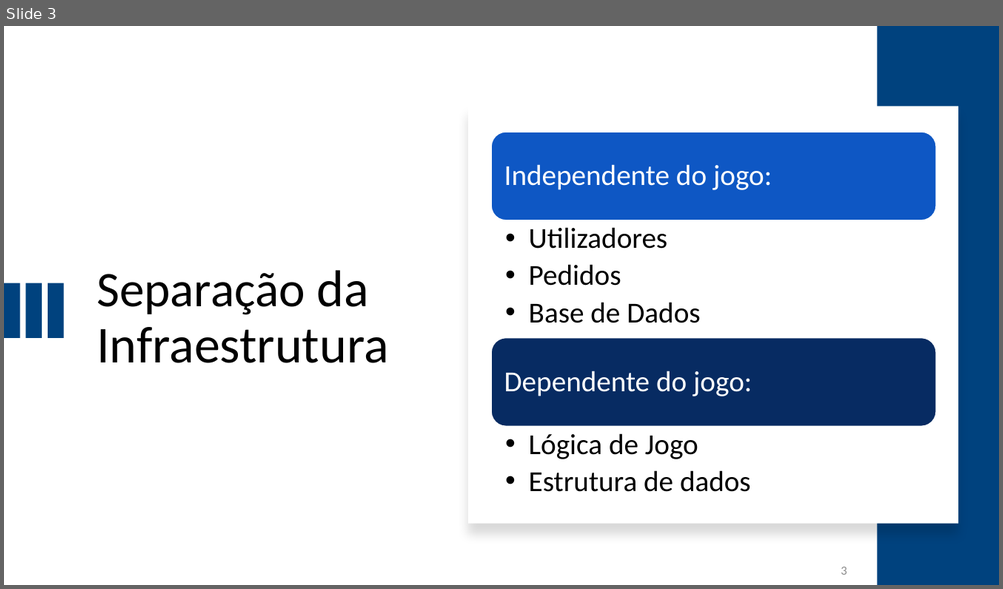
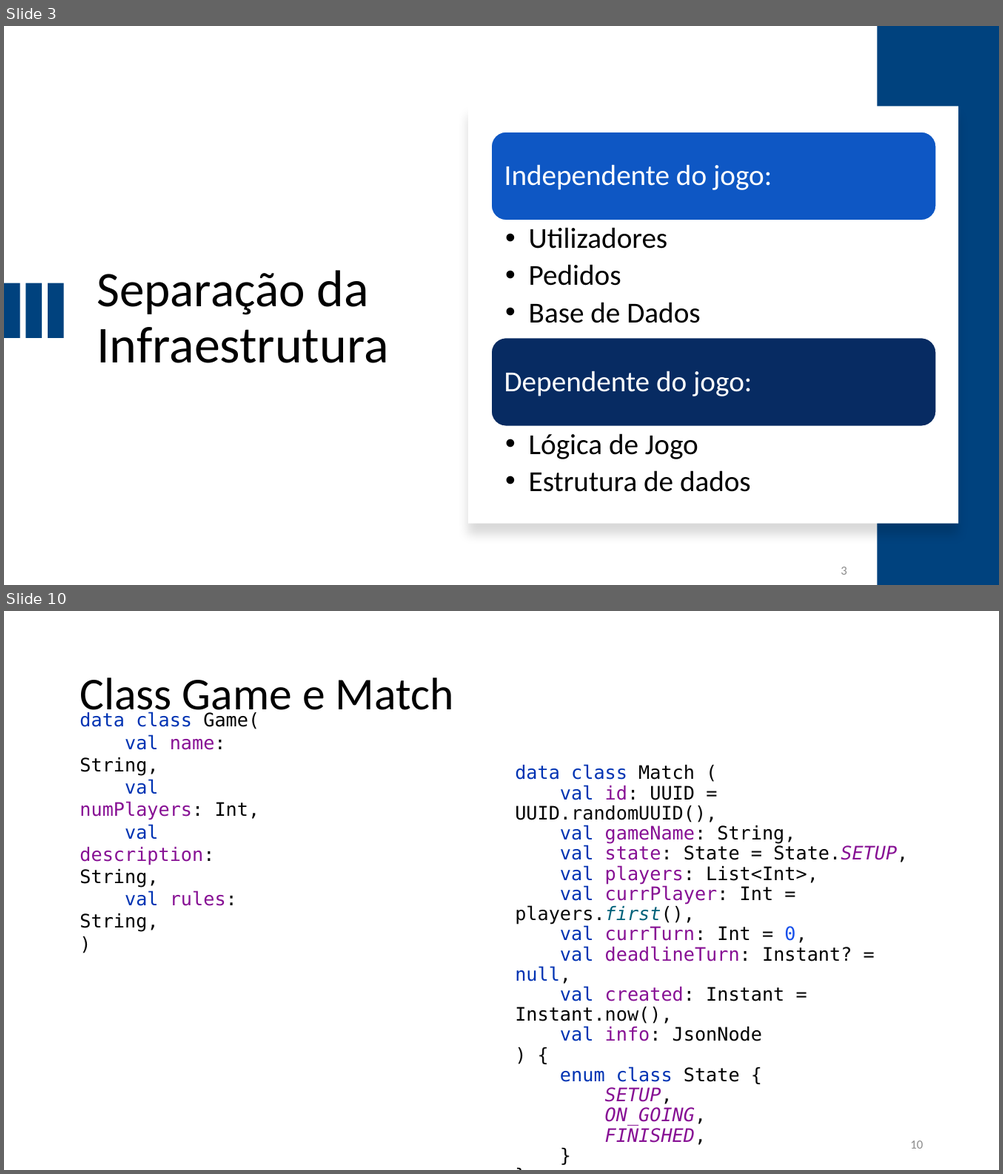
Before and after one commit to i-on-project/turn-games-fw, a slide deck: docs/Demonstration/adG25.pptx. Shown one above the other, each under a label of ours: slide 3 before the commit, slides 3 and 10 after it; the slides between them are not shown. The pictures are 1003x589 and 1003x1174 pixels, drawn with LibreOffice and Linux fonts; fonts in the diff are those of the drawing. Boxes give left, top, right and bottom in pixels: in the first picture for what was removed or moved away, otherwise in the second. Text is boxed around its words. In the diff, an @@ line names an element or a change of style, - is before the commit and + after.

```diff
--- a/docs/Demonstration/adG25.pptx
+++ b/docs/Demonstration/adG25.pptx
@@ slide 10 added at [4, 611, 999, 1170], background #FFFFFF @@
@@ title added at [79, 678, 454, 721], 44 pt, text #000000 @@
+Class Game e Match
@@ text added at [79, 712, 260, 932], 18 pt, text #871094 @@
+data class Game(
+val name: String,
+val numPlayers: Int,
+val description: String,
+val rules: String,
+)
@@ text added at [515, 764, 908, 1126], 18 pt, text #871094 @@
+data class Match (
+val id: UUID = UUID.randomUUID(),
+val gameName: String,
+val state: State = State.SETUP,
+val players: List<Int>,
+val currPlayer: Int = players.first(),
+val currTurn: Int = 0,
+val deadlineTurn: Instant? = null,
+val created: Instant = Instant.now(),
+val info: JsonNode
+) {
+enum class State {
+SETUP,
+ON_GOING,
+FINISHED,
+}
+}
@@ page number added at [910, 1141, 922, 1149], 12 pt, text #8C8C8C @@
+10
```
Also in this commit, not shown: 4 slides changed, 2 other slides added, 1 slide removed, 1 other file.
